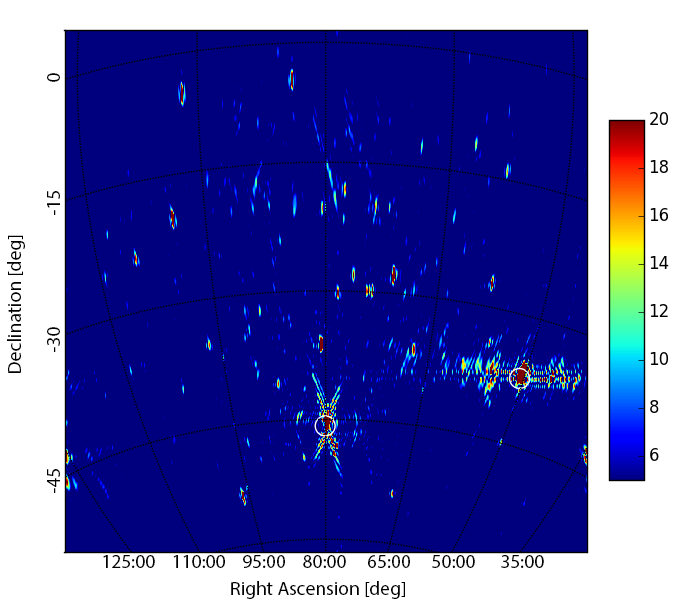
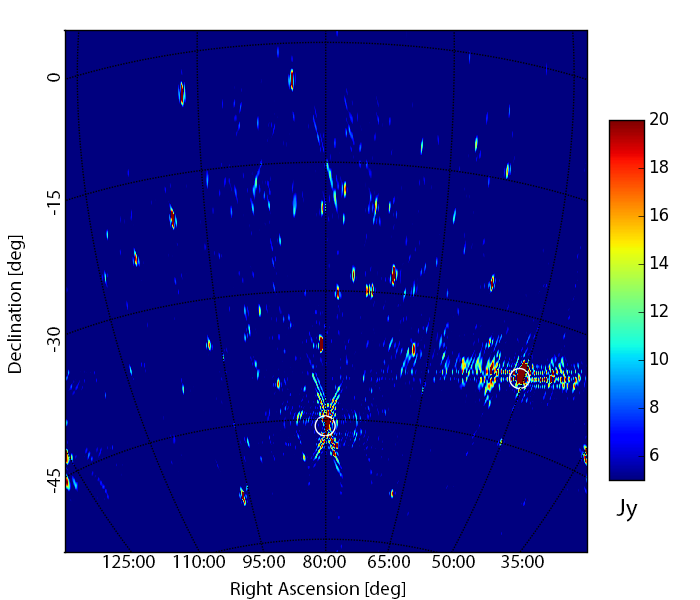
Revision of a layered 700 × 600 image; what changed, layer by layer:
added layer "Jy" above "picimg" over [616, 499, 638, 522]
